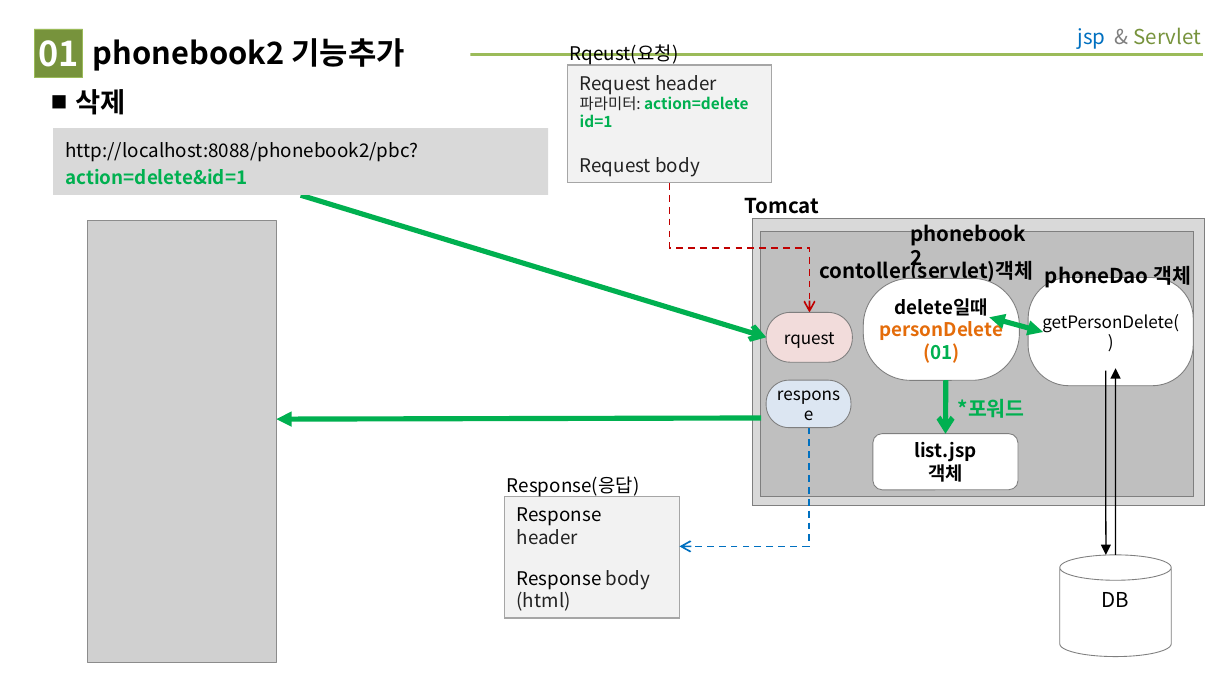
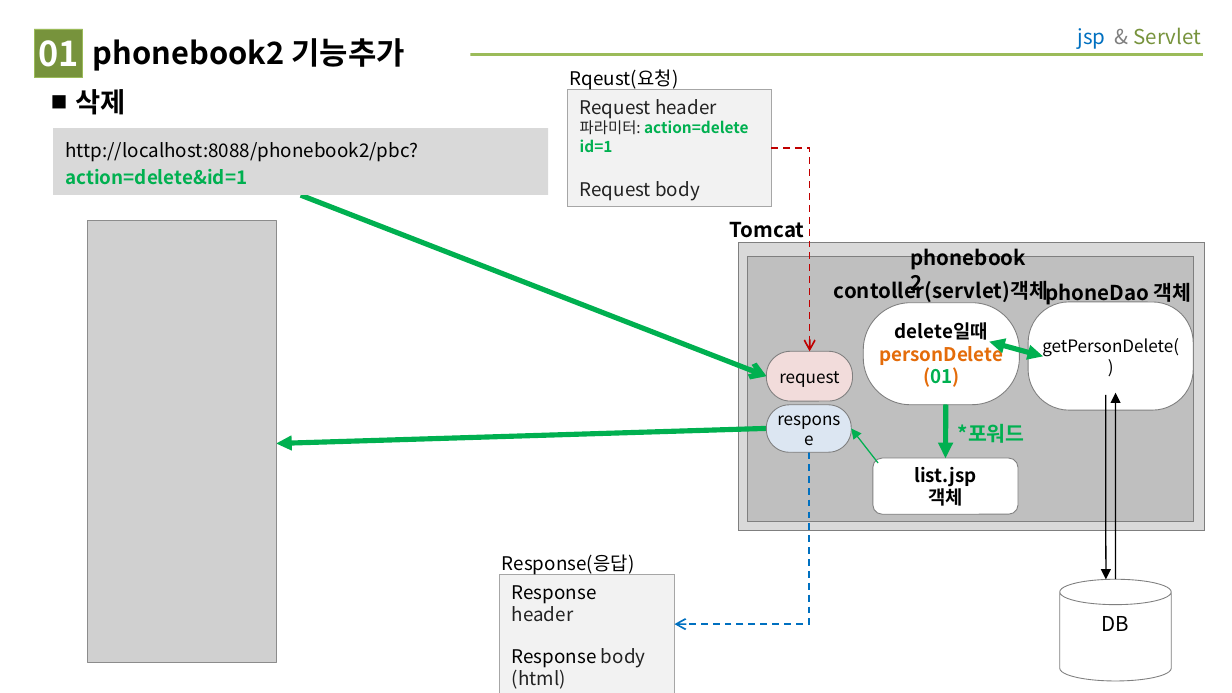
Before and after one commit to jeter5274/phonebook2, a slide deck: slide 1 of 삭제&수정 동작 그림.ppt. Drawn at 1232x693 pixels with LibreOffice and Linux fonts; fonts in the diff are those of the drawing; grey boxes stand for pictures. Boxes give left, top, right and bottom in pixels: in the first picture for what was removed or moved away, otherwise in the second. Text is boxed around its words. In the diff, an @@ line names an element or a change of style, - is before the commit and + after.

```diff
--- a/삭제&수정 동작 그림.ppt
+++ b/삭제&수정 동작 그림.ppt
@@ elbow arrow moved from (669, 184) - (809, 313) to (771, 148) - (809, 351) @@
@@ arrow moved from (301, 196) - (766, 338) to (301, 195) - (766, 376) @@
@@ text "Tomcat" rewrapped from (744,197,819,214) to (730,221,805,243) @@
@@ rectangle: place and size @@
-rectangle at (753,218,1205,505)
+rectangle at (738,243,1205,530)
@@ rectangle: place and size @@
-rectangle at (761,232,1194,496)
+rectangle at (748,256,1194,521)
@@ text "contoller(servlet)객체": place and size @@
-text "contoller(servlet)객체" at (819,258,1033,284)
+text "contoller(servlet)객체" at (834,278,1048,304)
@@ text "phoneDao 객체": place and size @@
-text "phoneDao 객체" at (1045,266,1192,289)
+text "phoneDao 객체" at (1045,281,1192,306)
@@ rounded rectangle removed at (766,313,853,362) @@
-rquest
@@ rounded rectangle added at (766,351,853,400), fill #F2DCDB, outline #7F7F7F 0.51 pt, 10 pt, text #000000 @@
+request
@@ 4 rounded rectangles, 3 texts, 3 arrows, 1 cylinder, 1 rectangle, 1 double arrow: place and size @@
-4 rounded rectangles, 3 texts, 3 arrows, 1 cylinder, 1 rectangle, 1 double arrow at (568,44,1194,658)
+4 rounded rectangles, 3 texts, 3 arrows, 1 cylinder, 1 rectangle, 1 double arrow at (568,69,1194,681)
@@ arrow (946, 404) - (945, 458): arrowheads changed @@
@@ arrow moved from (276, 419) - (761, 418) to (276, 444) - (766, 429) @@
@@ arrow added from (878, 463) to (851, 429), #00B050 0.74 pt @@
@@ elbow arrow moved from (808, 428) - (679, 547) to (809, 452) - (674, 625) @@
@@ text "Response(응답)": place and size @@
-text "Response(응답)" at (507,476,640,497)
+text "Response(응답)" at (502,554,635,575)
@@ rectangle "Response header": place and size @@
-rectangle "Response header" at (505,496,680,618)
+rectangle "Response header" at (500,574,675,693)
```
Also in this commit, not shown: 2 other slides changed, 3 other files.
